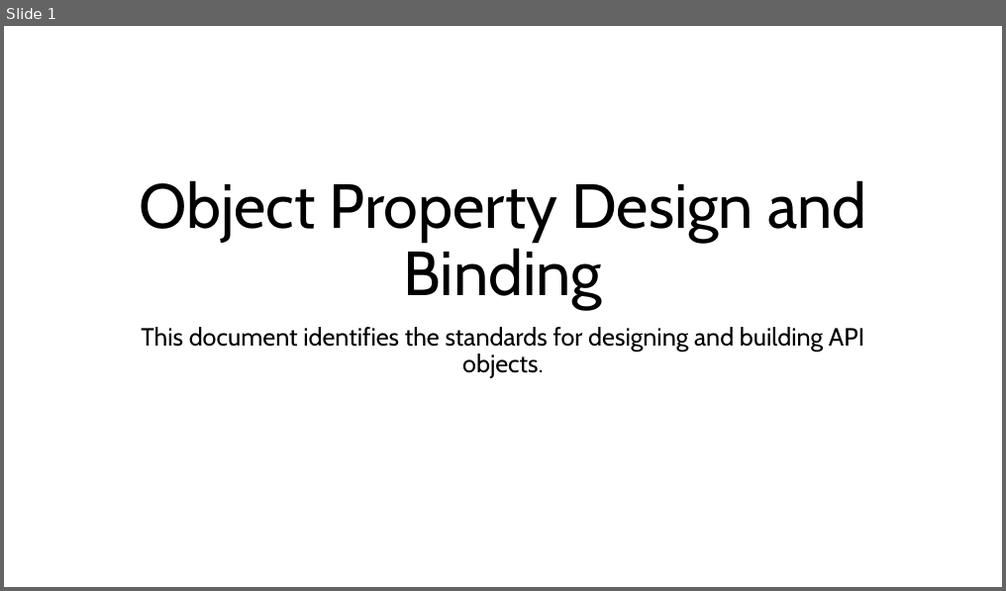
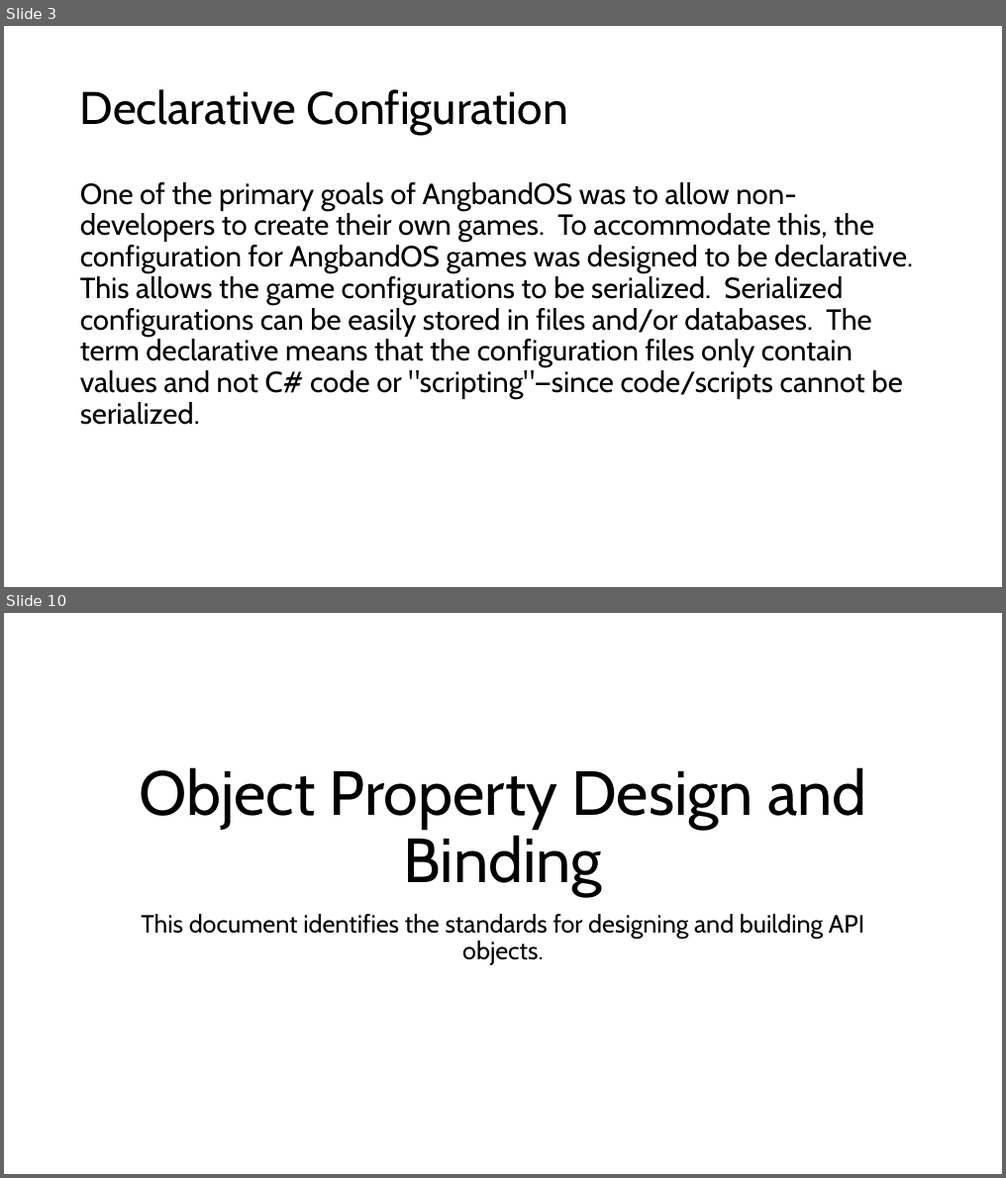
Before and after one commit to marcjohnston/AngbandOS, a slide deck: Documents/Object Property Design and Binding.pptx. Shown one above the other, each under a label of ours: slide 1 before the commit, slides 3 and 10 after it; the slides between them are not shown. The pictures are 1006x591 and 1006x1178 pixels, drawn with LibreOffice and Linux fonts; fonts in the diff are those of the drawing. Boxes give left, top, right and bottom in pixels: in the first picture for what was removed or moved away, otherwise in the second. Text is boxed around its words. In the diff, an @@ line names an element or a change of style, - is before the commit and + after.

```diff
--- a/Documents/Object Property Design and Binding.pptx
+++ b/Documents/Object Property Design and Binding.pptx
@@ slide 3 added at box(4, 26, 1002, 587), background #FFFFFF @@
@@ title added at box(80, 89, 568, 135), 44 pt, text #000000 @@
+Declarative Configuration
@@ text added at box(80, 182, 913, 425), 28 pt, text #000000 @@
+One of the primary goals of AngbandOS was to allow non-developers to create their own games. To accommodate this, the configuration for AngbandOS games was designed to be declarative. This allows the game configurations to be serialized. Serialized configurations can be easily stored in files and/or databases. The term declarative means that the configuration files only contain values and not C# code or "scripting"—since code/scripts cannot be serialized.
@@ what was slide 1 is now slide 10 @@
```
Also in this commit, not shown: 8 other slides added, 1 other file.
